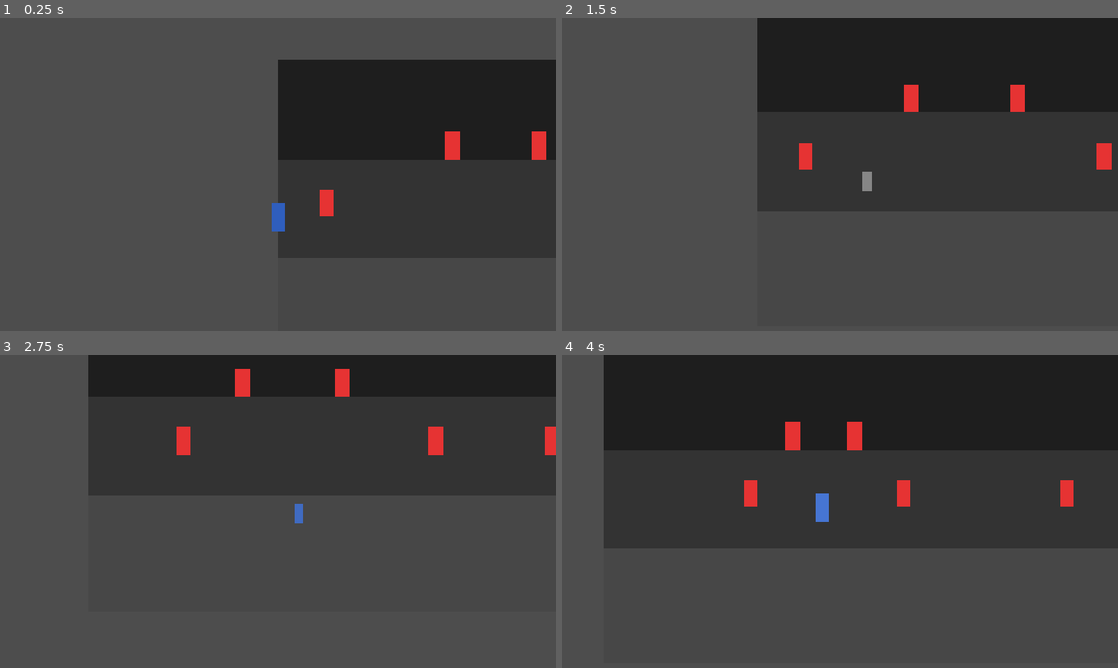
Above: before the commit, frames 1-4 (two rows, left to right).
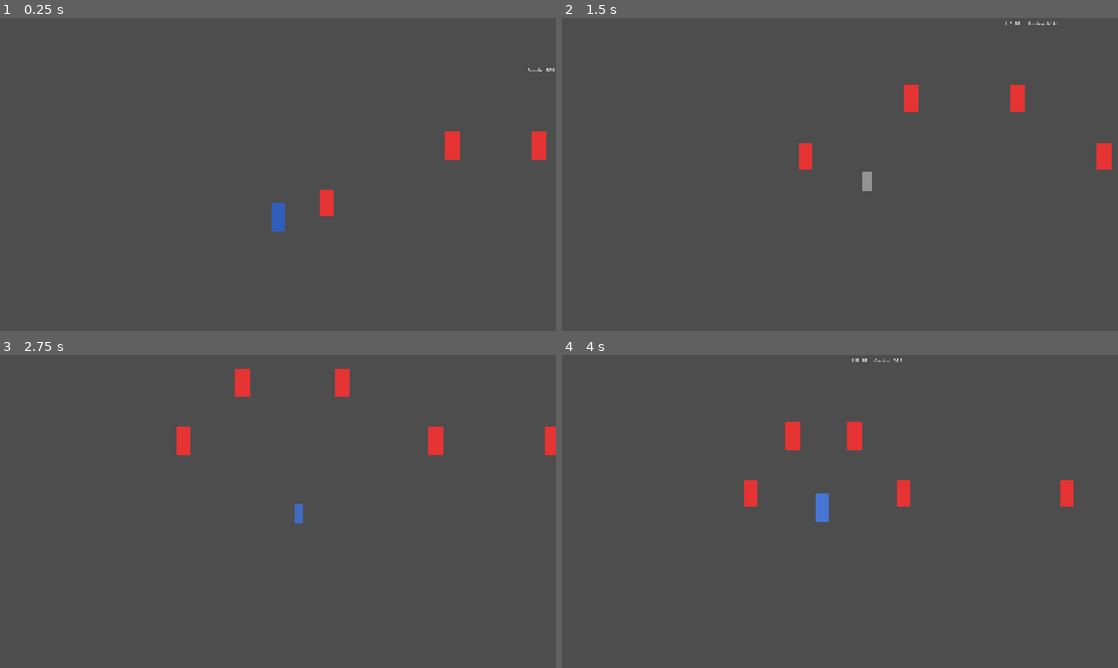
Above: after the commit, the same moments.

Repository: john-hoe/wuxia-action-game
Game: Godot game, scene res://scenes/main.tscn
Two runs of this game, one before a commit and one after it. Both use one fixed random seed, a clock stepped at 60 frames per second and the inputs below.
Inputs:
- Up to frame 1 (0.25 s): no input
- Up to frame 2 (1.5 s): hold D (move_right) 0.53-1.28 s; hold J (attack) 0.53-1.28 s; hold S (depth_back) from 1.28 s (still down); tap Space (dodge) at 1.35 s
- Up to frame 3 (2.75 s): release S (depth_back) at 2.03 s; hold D (move_right) from 2.03 s (still down); hold J (attack) from 2.03 s (still down)
- Up to frame 4 (4 s): release D (move_right) at 2.78 s; release J (attack) at 2.78 s; hold W (depth_forward) 2.78-3.53 s; tap Space (dodge) at 2.85 s; hold A (move_left) from 3.53 s (still down); hold J (attack) from 3.53 s (still down)

The runs differ from the first frame. In frame 1, 31% of the frame differs, in the area x 50-100%, y 13-77%; in frame 2, 39%; in frame 3, 37%; in frame 4, 56%, in the area x 7-100%, y 0-62%.

Commit message:
feat: Phase 2 foundation — scene restructure, asset tree, palette/batch scripts, art guide
- Replace greybox ColorRect layers with ParallaxBackground (3 layers, motion_scale 0.3/0.7/1.3)
- Add WorldEnvironment, VFXRoot, AnimationPlayer+AnimationTree, CanvasLayer UILayer
- Add UIManager autoload to project.godot
- Create assets/ directory tree with .gdignore files
- Add palette_mapper.py (K-means 32-color clustering + CIELAB remapping)
- Add batch_import.py (bg removal, resize, watch mode for AI art pipeline)
- Add Phase 2 AI art generation reference guide

Diff:
--- a/wuxia-action-game/project.godot
+++ b/wuxia-action-game/project.godot
@@ -19,6 +19,9 @@
 [rendering]
 renderer/rendering_method="forward_plus"
 textures/canvas_textures/default_texture_filter=0
+
+[autoload]
+UIManager="*res://src/ui/ui_manager.gd"
 
 [input]
 move_left={
--- a/wuxia-action-game/scenes/main.tscn
+++ b/wuxia-action-game/scenes/main.tscn
@@ -24,33 +24,33 @@
 theme_override_constants/shadow_offset_x = 1
 theme_override_constants/shadow_offset_y = 1
 
-[node name="Ground" type="ColorRect" parent="."]
-anchor_right = 1.0
-anchor_bottom = 1.0
-offset_top = 960.0
-offset_bottom = 1080.0
-color = Color(0.3, 0.3, 0.3, 1)
+[node name="ParallaxBackground" type="ParallaxBackground" parent="."]
+scroll_offset = Vector2(0, 0)
 
-[node name="DepthLayers" type="Node2D" parent="."]
+[node name="FarLayer" type="ParallaxLayer" parent="ParallaxBackground"]
+motion_scale = Vector2(0.3, 0.3)
+motion_mirroring = Vector2(1920, 0)
 
-[node name="Background" type="ColorRect" parent="DepthLayers"]
-offset_right = 1920.0
-offset_bottom = 400.0
-color = Color(0.12, 0.12, 0.12, 1)
+[node name="FarSprite" type="Sprite2D" parent="ParallaxBackground/FarLayer"]
+position = Vector2(960, 540)
 
-[node name="Midground" type="ColorRect" parent="DepthLayers"]
-offset_left = 0.0
-offset_top = 340.0
-offset_right = 1920.0
-offset_bottom = 740.0
-color = Color(0.2, 0.2, 0.2, 1)
+[node name="MidLayer" type="ParallaxLayer" parent="ParallaxBackground"]
+motion_scale = Vector2(0.7, 0.7)
+motion_mirroring = Vector2(1920, 0)
 
-[node name="Foreground" type="ColorRect" parent="DepthLayers"]
-offset_left = 0.0
-offset_top = 680.0
-offset_right = 1920.0
-offset_bottom = 1080.0
-color = Color(0.28, 0.28, 0.28, 1)
+[node name="MidSprite" type="Sprite2D" parent="ParallaxBackground/MidLayer"]
+position = Vector2(960, 540)
+
+[node name="NearLayer" type="ParallaxLayer" parent="ParallaxBackground"]
+motion_scale = Vector2(1.3, 1.3)
+motion_mirroring = Vector2(1920, 0)
+
+[node name="NearSprite" type="Sprite2D" parent="ParallaxBackground/NearLayer"]
+position = Vector2(960, 540)
+
+[node name="WorldEnvironment" type="WorldEnvironment" parent="."]
+
+[node name="VFXRoot" type="Node2D" parent="."]
 
 [node name="Player" type="CharacterBody2D" parent="."]
 script = ExtResource("1")
@@ -84,6 +84,10 @@
 [node name="InputBuffer" type="Node" parent="Player"]
 script = ExtResource("8")
 
+[node name="AnimationPlayer" type="AnimationPlayer" parent="Player"]
+
+[node name="AnimationTree" type="AnimationTree" parent="Player"]
+
 [node name="Mob1" parent="." instance=ExtResource("6")]
 position = Vector2(200, 540)
 
@@ -98,3 +102,6 @@
 
 [node name="Mob5" parent="." instance=ExtResource("6")]
 position = Vector2(1200, 540)
+
+[node name="UILayer" type="CanvasLayer" parent="."]
+layer = 1
--- /dev/null
+++ b/wuxia-action-game/src/ui/ui_manager.gd
@@ -0,0 +1 @@
+extends Node
Not shown, added: wuxia-action-game/assets/characters/enemy_a/.gdignore
Not shown, added: wuxia-action-game/assets/characters/enemy_b/.gdignore
Not shown, added: wuxia-action-game/assets/characters/player/.gdignore
Not shown, added: wuxia-action-game/assets/scenes/bamboo_forest/.gdignore
Not shown, added: wuxia-action-game/assets/ui/.gdignore
Not shown, added: wuxia-action-game/assets/vfx/.gdignore
Not shown, added: wuxia-action-game/docs/phase2-art-generation-guide.md
Not shown, added: wuxia-action-game/scripts/batch_import.py
Not shown, added: wuxia-action-game/scripts/palette_mapper.py
